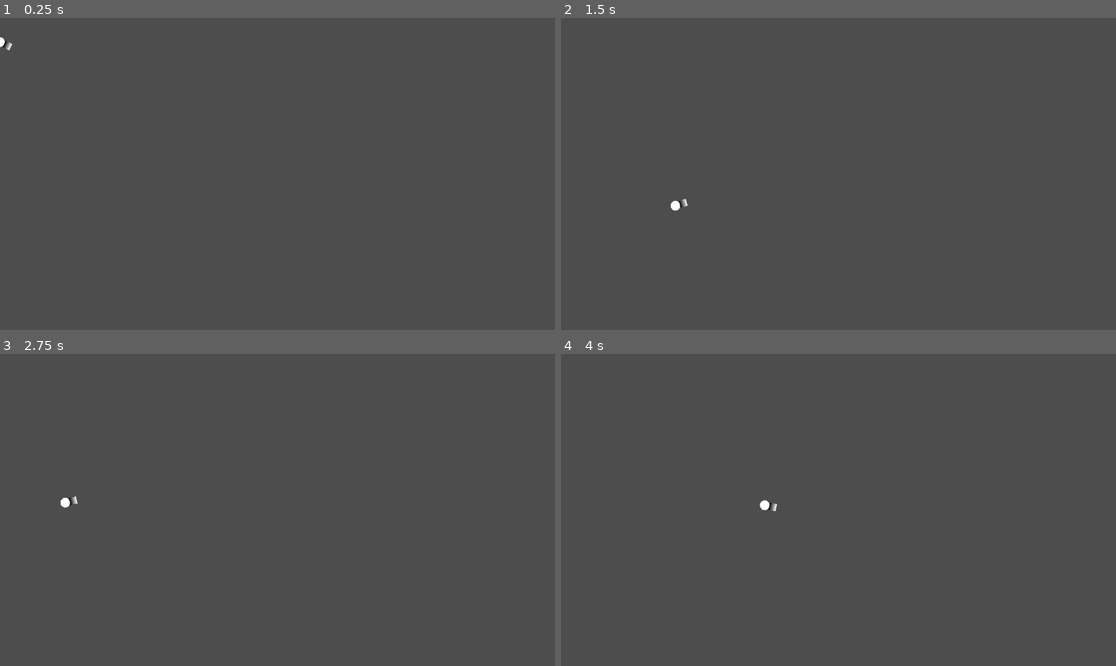
Above: before the commit, frames 1-4 (two rows, left to right).
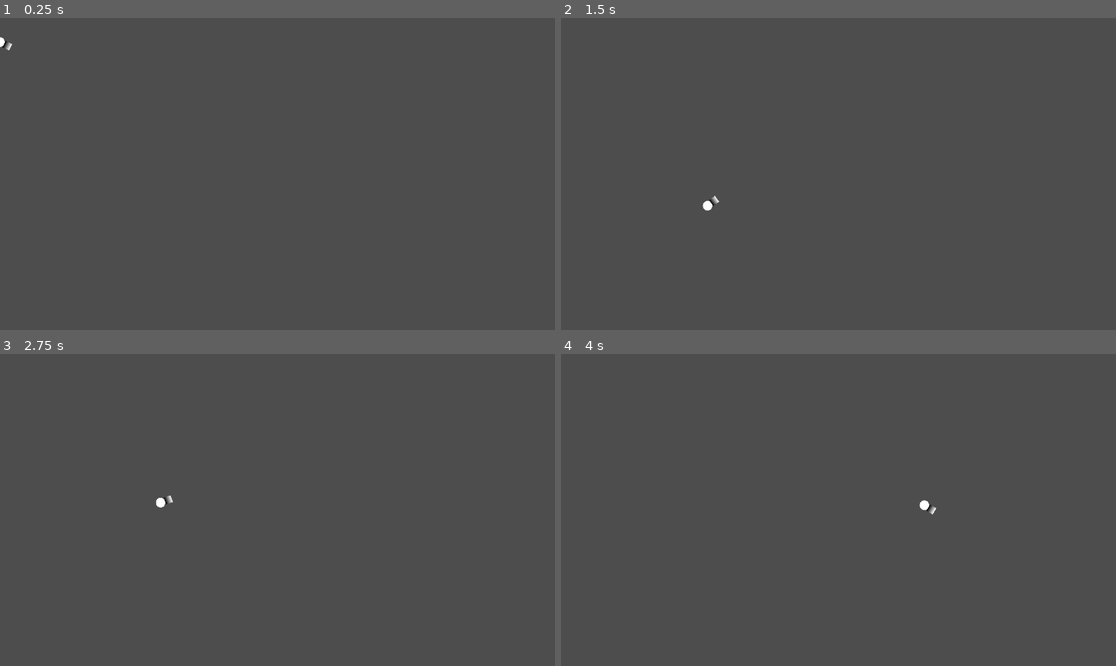
Above: after the commit, the same moments.

Repository: Clafout1s/Nature-s-Force
Game: Godot game, scene res://main.tscn
Same seed, same stepped clock (60 frames per second), same inputs: the game is played once before the commit and once after it. The engine's default icon, where the game draws it, is replaced by a stand-in: a white triangle on a blue panel in a dark square.
Inputs (mouse positions are in pixels of both pictures, inside the frame that each line leads up to):
- Up to frame 1 (0.25 s): no input
- Up to frame 2 (1.5 s): move the mouse to (960, 158) at 0.52 s; hold D (right) from 0.53 s (still down); tap Space (action_bar, bound only after the commit) at 0.6 s; tap W (up) at 0.77, 0.8, 1.07, 1.35 s; move the mouse to (727, 189) at 1.27 s
- Up to frame 3 (2.75 s): tap W (up) at 1.52, 1.82, 2.3 s; tap Space (action_bar, bound only after the commit) at 1.55 s; move the mouse to (333, 441) at 2.02 s; release D (right) at 2.03 s; hold A (left) from 2.03 s (still down); right-click (333, 441) at 2.1 s
- Up to frame 4 (4 s): move the mouse to (810, 572) at 2.77 s; release A (left) at 2.78 s; hold D (right) from 2.78 s (still down); tap Space (action_bar, bound only after the commit) at 2.85, 3.6 s; tap W (up) at 3.02, 3.32, 3.77, 3.8 s; move the mouse to (1005, 556) at 3.52 s

The runs differ from the first frame. In frame 1, less than 0.1% of the frame differs, in the area x 0-3%, y 7-10%; in frame 2, 0.1%; in frame 3, 0.1%; in frame 4, 0.1%, in the area x 35-68%, y 46-52%.

Commit message:
début de cleanup du code

Diff:
--- a/player.gd
+++ b/player.gd
@@ -1,69 +1,114 @@
+
 extends CharacterBody2D
-
+#en outre j'aime beaucoup mon papa qui est le meilleur papa du monde et qui fait caca
 
 @export var SPEED = 250.0
 @export var GRAVITY=1500
 @export var JUMP_VELOCITY = -500.0
 @export var SHOTGUN_VELOCITY = SPEED*8
 
-var shot_percent_reduction=20
-var shotgun_shot=false
-var actual_shot_velocity=0
+var movement_list_x=[]
+var movement_list_y=[]
+var shotgun_activator=false
+var shotgun_value=0
+var dash_activator = false
 var gun_centre_ecart
-var down_velocity_modifier=40
+var down_velocity_modifier=20
 # Get the gravity from the project settings to be synced with RigidBody nodes.
 var gravity = GRAVITY #ProjectSettings.get_setting("physics/2d/default_gravity")
 
 func _ready():
 	gun_centre_ecart=Vector2(position.x-$gun.global_position.x,position.x-$gun.global_position.x)
+
 func _physics_process(delta):
-	# Add the gravity.
-	if not is_on_floor():
-		velocity.y += gravity * delta
+	"""
+	velocity=Vector2(-cos(angle), -sin(angle))*actual_shot_velocity
+	var angle=position.angle_to_point(get_global_mouse_position())
 	if Input.is_action_just_pressed("down") and not is_on_floor():
-		velocity.y += (gravity * delta)*down_velocity_modifier
-	apply_shotgun_physics()
-	if shotgun_shot:
-		var angle=position.angle_to_point(get_global_mouse_position())
-		velocity=Vector2(-cos(angle), -sin(angle))*actual_shot_velocity
-	else:
-		horizontal_physics()
-		jump_physics()
+	"""
+	rotate_gun()
+	var x_modifier = 0
+	var y_modifier = 0
+	dash_input()
+	var to_apply_x=return_apply_regular_burst(movement_list_x)
+	var to_apply_y=return_apply_regular_burst(movement_list_y)
 
-	shotgun_physics()
-
-
-
+	x_modifier+=return_horizontal_input()
+	y_modifier+=return_jump_input()
+	for elex in to_apply_x:
+		x_modifier+=elex
+	for eley in to_apply_x:
+		x_modifier+=eley
+	apply_vertical_velocity(delta,y_modifier)
+	apply_horizontal_velocity(delta,x_modifier)
 	move_and_slide()
 
-	rotate_gun()
-
-func horizontal_physics():
-	var direction = Input.get_axis("left", "right")
-	if direction and not (shotgun_shot and has_same_sign(velocity.x,actual_shot_velocity)):
-		velocity.x = direction * SPEED
-	else:
+func apply_horizontal_velocity(delta, modifier):
+	velocity.x =modifier
+	if modifier ==0 and movement_list_x==[]:
 		velocity.x = move_toward(velocity.x, 0, SPEED)
 
+func apply_vertical_velocity(delta,modifier=1):
+	if not is_on_floor():
+		velocity.y += gravity * delta + modifier
+	elif modifier<0:
+		velocity.y+=modifier
 
-func jump_physics():
+func return_horizontal_input():
+	var direction = Input.get_axis("left", "right")
+	if direction:
+		return direction * SPEED
+	else:
+		return 0
+
+func return_jump_input():
 	if Input.is_action_just_pressed("up") and is_on_floor():
-		velocity.y = JUMP_VELOCITY
+		return JUMP_VELOCITY
+	else:
+		return 0
 
+func dash_input():
+	if Input.is_action_just_pressed("action_bar"):
+		var direction = Input.get_axis("left", "right")
+		if direction:
+			regular_burst_launch("dash",direction*100,dash_activator,20,movement_list_x)
+	return 0
 
-func shotgun_physics():
+func regular_burst_launch(id,value,activator:bool,frame_start,movement_list:Array):
+	if not activator and find_in_list(movement_list,id)==null:
+		movement_list.append([id,frame_start,value])
+		activator=true
+
+func return_apply_regular_burst(movement_list):
+	print(movement_list)
+	var final_list=[]
+	for ele in movement_list:
+		var value = ele[2]
+		var frames=ele[1]
+		if frames==0:
+			movement_list.erase(ele)
+		else:
+			ele[1]-=1
+			final_list.append(value)
+	return final_list
+
+func find_in_list(list,thing):
+	for ele in list:
+		if thing in ele:
+			return ele
+	return null
+"""
+func apply_shotgun_physics():
 	if Input.is_action_just_pressed("action2"):
 		shotgun_shot=true
 		actual_shot_velocity=SHOTGUN_VELOCITY
-
-func apply_shotgun_physics():
 	if shotgun_shot:
 		actual_shot_velocity-=shot_percent_reduction/float(100)*float(actual_shot_velocity)
 		print(actual_shot_velocity)
 		if actual_shot_velocity<=10/float(100)*float(SHOTGUN_VELOCITY):
 			shotgun_shot=false
 			actual_shot_velocity=0
-
+"""
 func has_same_sign(f1:float,f2:float):
 	return f1<0 and f2<0 or f1>0 and f2>0
 
@@ -71,3 +116,30 @@
 	var angle=position.angle_to_point(get_global_mouse_position())
 	$gun.position =Vector2(cos(angle), sin(angle))*gun_centre_ecart
 	$gun.look_at(get_global_mouse_position())
+
+
+"""
+Objectif: un systeme de velocité x et y indépendatment des commandes: elles ne sont que des arguments spécifiques du syst
+comme le dash
+
+shotgun:  quand c2: on lance shotgun, stocke l'angle
+si shotgun: x_modifier + cos mchin truc,  y_modifier + sin machin truc
+shotgun speed est réduite tout le long
+
+
+func apply_shotgun_x(value):
+	if shotgun:
+		bla bla
+		value+=return
+
+func regular_burst(value,activator:bool,timer:(frames or real timer),burst_list):
+	if not activator:
+		movement_list.append()
+	elif frames==0:
+		movement_list.pop()
+	else:
+		(frames-1)
+		return value
+	return 0
+
+"""
--- a/project.godot
+++ b/project.godot
@@ -47,3 +47,8 @@
 "events": [Object(InputEventMouseButton,"resource_local_to_scene":false,"resource_name":"","device":-1,"window_id":0,"a …(253 unchanged characters)…
 ]
 }
+action_bar={
+"deadzone": 0.5,
+"events": [Object(InputEventKey,"resource_local_to_scene":false,"resource_name":"","device":-1,"window_id":0,"alt_pressed":false,"shift_pressed":false,"ctrl_pressed":false,"meta_pressed":false,"pressed":false,"keycode":0,"physical_keycode":32,"key_label":0,"unicode":32,"echo":false,"script":null)
+]
+}
